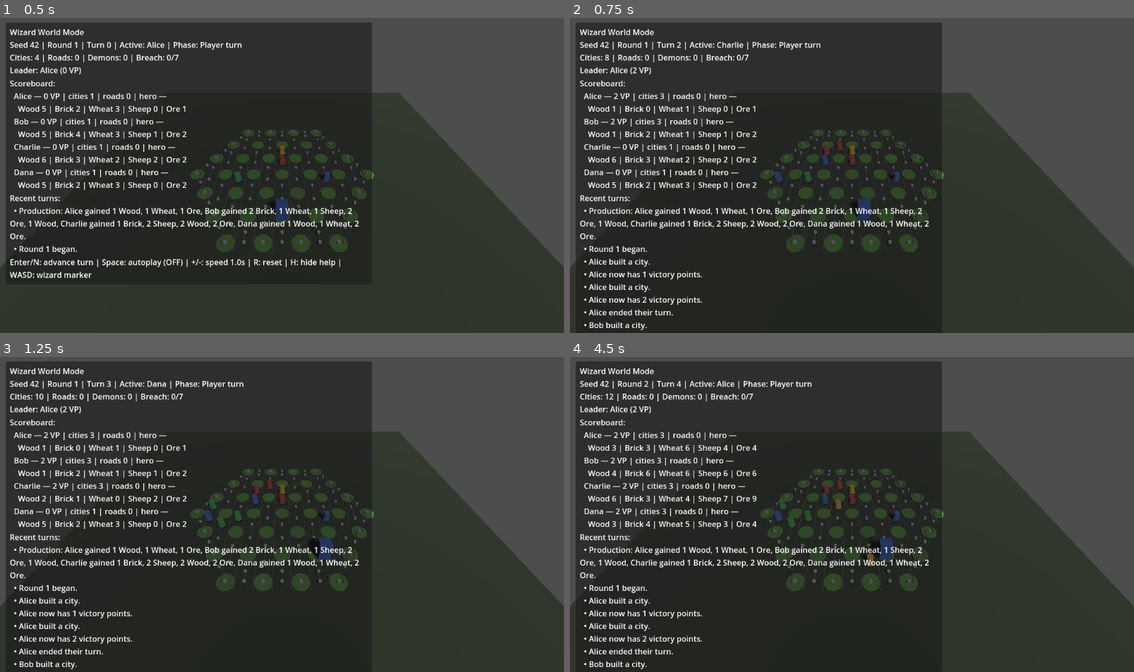
Above: before the commit, frames 1-4 (two rows, left to right).
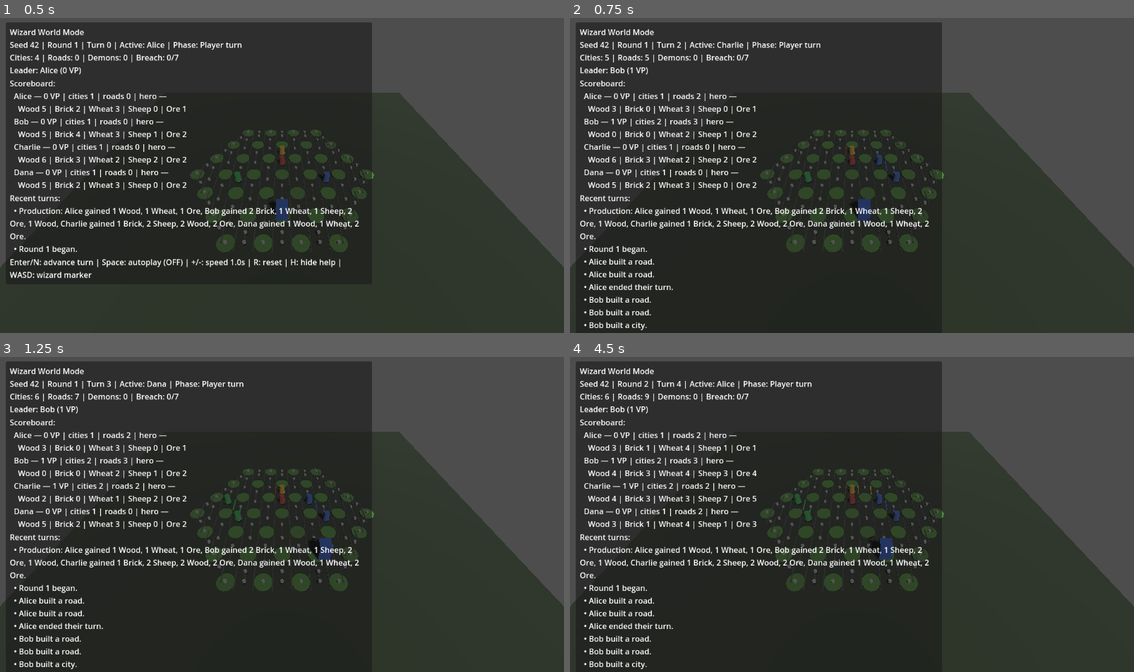
Above: after the commit, the same moments.

Repository: Joesalmon1985/Gods-and-Wizards
Game: Godot game, scene res://run_modes/wizard_world_mode.tscn
Same seed, same stepped clock (60 frames per second), same inputs: the game is played once before the commit and once after it.
Inputs:
- Up to frame 1 (0.5 s): no input
- Up to frame 2 (0.75 s): tap Enter (ui_accept) at 0.5 s; hold D from 0.53 s (still down); tap N at 0.6 s
- Up to frame 3 (1.25 s): keep holding D; tap Enter (ui_accept) at 0.77 s
- Up to frame 4 (4.5 s): release D at 1.28 s; hold S 1.28-2.03 s; tap Space at 1.35, 4.35 s; tap Enter (ui_accept) at 1.52, 3.02, 3.77 s; hold D 2.03-2.78 s; tap R at 2.1 s; hold W 2.78-3.53 s; tap H at 2.85 s; hold A from 3.53 s (still down); tap N at 3.6 s

Frame 1 is identical in both runs. In frame 2, 1.0% of the frame differs, in the area x 3-58%, y 11-95%; in frame 3, 1.5%; in frame 4, 1.7%.

Commit message:
looking good

Diff:
--- a/godot_game/core/bots/heuristic_bot_policy.gd
+++ b/godot_game/core/bots/heuristic_bot_policy.gd
@@ -5,8 +5,11 @@
 	var legal := LegalActionQuery.get_legal_actions_sorted(state)
 	var best_build: GameAction = null
 	var best_score := -1
+	var first_road: GameAction = null
 
 	for action in legal:
+		if action.kind == ActionKind.Kind.BUILD_ROAD and first_road == null:
+			first_road = action
 		if action.kind != ActionKind.Kind.BUILD_CITY:
 			continue
 		var score := _vertex_production_score(state, action.vertex)
@@ -16,6 +19,8 @@
 
 	if best_build != null:
 		return best_build
+	if first_road != null:
+		return first_road
 	return state.action_space.get_action(0)
 
 
--- a/godot_game/core/history/event_log_replay.gd
+++ b/godot_game/core/history/event_log_replay.gd
@@ -86,6 +86,8 @@
 	match entry_type:
 		"city_built":
 			_apply_city_built(view, payload)
+		"road_built":
+			_apply_road_built(view, payload)
 		"resource_gained":
 			_apply_resource_gained(view, payload)
 		"turn_ended":
@@ -108,6 +110,11 @@
 	})
 
 
+static func _apply_road_built(view: Dictionary, payload: Dictionary) -> void:
+	var player_id: int = payload.get("player_id", -1)
+	_deduct_cost(view, player_id, BuildCosts.BUILD_ROAD)
+
+
 static func _apply_resource_gained(view: Dictionary, payload: Dictionary) -> void:
 	var player_id: int = payload.get("player_id", -1)
 	var resource_key: String = payload.get("resource", "")
@@ -162,6 +169,8 @@
 				payload.get("player_id", -1),
 				_vertex_summary(payload.get("vertex", {})),
 			]
+		"road_built":
+			return "P%d built road" % payload.get("player_id", -1)
 		"resource_gained":
 			return "P%d +%d %s" % [
 				payload.get("player_id", -1),
--- a/godot_game/core/rules/action_rules.gd
+++ b/godot_game/core/rules/action_rules.gd
@@ -23,8 +23,14 @@
 
 static func _apply_build_city(state: GameState, action: GameAction) -> Array:
 	var player := TurnRules.get_active_player(state)
+	if player == null or action.vertex == null:
+		return []
+	if not BuildRules.can_build_city(state, player.id, action.vertex):
+		return []
+	if not BuildCosts.can_afford(player, BuildCosts.BUILD_CITY):
+		return []
+
 	player.pay_cost(BuildCosts.BUILD_CITY)
-
 	var city := SetupRules.place_city(state, player.id, action.vertex)
 	if city == null:
 		return []
@@ -36,6 +42,13 @@
 
 static func _apply_build_road(state: GameState, action: GameAction) -> Array:
 	var player := TurnRules.get_active_player(state)
+	if player == null or action.edge == null:
+		return []
+	if not BuildRules.can_build_road(state, player.id, action.edge):
+		return []
+	if not BuildCosts.can_afford(player, BuildCosts.BUILD_ROAD):
+		return []
+
 	player.pay_cost(BuildCosts.BUILD_ROAD)
 	var road := SetupRules.place_road(state, player.id, action.edge)
 	if road == null:
--- a/godot_game/core/rules/build_rules.gd
+++ b/godot_game/core/rules/build_rules.gd
@@ -1,15 +1,42 @@
 class_name BuildRules
 extends RefCounted
+
+static func can_build_city(state: GameState, player_id: int, vertex: BoardNode) -> bool:
+	if vertex == null:
+		return false
+	if not state.board.has_vertex(vertex):
+		return false
+	if state.cities_by_vertex.has(vertex.to_key()):
+		return false
+	if _is_adjacent_to_any_city(state, vertex):
+		return false
+	return _city_site_on_player_road_network(state, player_id, vertex)
+
 
 static func can_build_road(state: GameState, player_id: int, edge: EdgeCoord) -> bool:
 	if not state.board.has_edge(edge):
 		return false
 	if state.roads_by_edge.has(edge.to_key()):
 		return false
-	return _has_connectivity(state, player_id, edge)
+	return _has_road_connectivity(state, player_id, edge)
 
 
-static func _has_connectivity(state: GameState, player_id: int, edge: EdgeCoord) -> bool:
+static func _is_adjacent_to_any_city(state: GameState, vertex: BoardNode) -> bool:
+	for neighbor in state.board.get_adjacent_nodes(vertex):
+		if state.cities_by_vertex.has(neighbor.to_key()):
+			return true
+	return false
+
+
+static func _city_site_on_player_road_network(state: GameState, player_id: int, vertex: BoardNode) -> bool:
+	for edge in state.board.get_edges_for_node(vertex):
+		var road: Road = state.roads_by_edge.get(edge.to_key())
+		if road != null and road.player_id == player_id:
+			return true
+	return false
+
+
+static func _has_road_connectivity(state: GameState, player_id: int, edge: EdgeCoord) -> bool:
 	for node in [edge.node_a, edge.node_b]:
 		if _player_owns_city_at(state, player_id, node):
 			return true
--- a/godot_game/core/rules/legal_action_query.gd
+++ b/godot_game/core/rules/legal_action_query.gd
@@ -30,11 +30,9 @@
 		ActionKind.Kind.BUILD_CITY:
 			if action.vertex == null:
 				return false
-			if not state.board.has_vertex(action.vertex):
+			if not BuildCosts.can_afford(active_player, BuildCosts.BUILD_CITY):
 				return false
-			if state.cities_by_vertex.has(action.vertex.to_key()):
-				return false
-			return BuildCosts.can_afford(active_player, BuildCosts.BUILD_CITY)
+			return BuildRules.can_build_city(state, active_player.id, action.vertex)
 		ActionKind.Kind.BUILD_ROAD:
 			if action.edge == null:
 				return false
--- a/godot_game/tests/test_action_application.gd
+++ b/godot_game/tests/test_action_application.gd
@@ -24,8 +24,8 @@
 
 static func _test_build_city(test_assert: TestAssert) -> void:
 	var state := TestScenario.build_bot_ready_game(42)
-	var build_action := _first_legal_build(state)
-	test_assert.check(build_action != null, "scenario should expose a legal build")
+	var build_action := TestScenario.prepare_first_legal_city_build(state)
+	test_assert.check(build_action != null, "scenario should expose a legal connected build")
 	var wood_before := TurnRules.get_active_player(state).get_resource(ResourceType.Type.WOOD)
 	var city_count_before := state.cities.size()
 
--- a/godot_game/tests/test_bot_policy.gd
+++ b/godot_game/tests/test_bot_policy.gd
@@ -13,14 +13,13 @@
 
 static func _test_prefers_build_over_pass(test_assert: TestAssert, state: GameState) -> void:
 	var choice := BotPolicy.choose_action(state)
-	test_assert.check(choice.kind != ActionKind.Kind.END_TURN, "bot should prefer BUILD_CITY when available")
+	test_assert.check(choice.kind != ActionKind.Kind.END_TURN, "bot should prefer a build action when available")
 
 
 static func _test_pass_when_only_option(test_assert: TestAssert) -> void:
 	var state := TestScenario.build_bot_ready_game(42)
-	for action in LegalActionQuery.get_legal_actions_sorted(state):
-		if action.kind == ActionKind.Kind.BUILD_CITY:
-			ActionRules.apply(state, action)
+	while _apply_one_non_pass_action(state):
+		pass
 
 	var choice := BotPolicy.choose_action(state)
 	test_assert.eq(choice.kind, ActionKind.Kind.END_TURN, "bot should END_TURN when no build remains")
@@ -45,17 +44,23 @@
 	var city_count_before := state.cities.size()
 	var events := BotTurnResolver.resolve_player_turn(state)
 
-	var built := false
+	var built_city := false
+	var built_road := false
 	var ended := false
 	for event in events:
 		if event is CityBuiltEvent:
-			built = true
+			built_city = true
+		if event is RoadBuiltEvent:
+			built_road = true
 		if event is TurnEndedEvent:
 			ended = true
 
-	test_assert.check(built, "bot turn should build at least once before ending")
+	test_assert.check(built_city or built_road, "bot turn should build at least one road or city before ending")
 	test_assert.check(ended, "bot turn should end with END_TURN")
-	test_assert.check(state.cities.size() > city_count_before, "bot turn should increase city count")
+	test_assert.check(
+		state.cities.size() >= city_count_before,
+		"bot turn should not remove cities"
+	)
 
 
 static func _collect_bot_choice_sequence(game_seed: int, max_choices: int) -> Array[int]:
@@ -68,3 +73,12 @@
 			break
 		ActionRules.apply(state, choice)
 	return ids
+
+
+static func _apply_one_non_pass_action(state: GameState) -> bool:
+	for action in LegalActionQuery.get_legal_actions_sorted(state):
+		if action.kind == ActionKind.Kind.END_TURN:
+			continue
+		ActionRules.apply(state, action)
+		return true
+	return false
--- a/godot_game/tests/test_event_log_replay.gd
+++ b/godot_game/tests/test_event_log_replay.gd
@@ -68,6 +68,8 @@
 			)
 		elif entry_type == "city_built":
 			_deduct_expected(expected_totals, payload.get("player_id", -1), BuildCosts.BUILD_CITY)
+		elif entry_type == "road_built":
+			_deduct_expected(expected_totals, payload.get("player_id", -1), BuildCosts.BUILD_ROAD)
 
 		if entry_type == "resource_gained":
 			var view := EventLogReplay.build_view_at_step(baseline, log, i + 1)
--- a/godot_game/tests/test_heuristic_bot.gd
+++ b/godot_game/tests/test_heuristic_bot.gd
@@ -3,8 +3,26 @@
 
 static func run(test_assert: TestAssert) -> void:
 	var state := ScenarioBuilder.build_bot_ready_game(42)
+	_test_prefers_road_before_connected_city(test_assert, state)
+	_test_prefers_best_connected_city(test_assert)
+	_test_deterministic_choices(test_assert)
+	_test_resolver_emits_events(test_assert)
+
+
+static func _test_prefers_road_before_connected_city(test_assert: TestAssert, state: GameState) -> void:
+	var choice := HeuristicBotPolicy.choose_action(state)
+	test_assert.check(
+		choice.kind == ActionKind.Kind.BUILD_ROAD,
+		"heuristic should build a road when no connected city sites are legal yet"
+	)
+
+
+static func _test_prefers_best_connected_city(test_assert: TestAssert) -> void:
+	var state := ScenarioBuilder.build_bot_ready_game(42)
+	var build_action := TestScenario.prepare_first_legal_city_build(state)
+	test_assert.check(build_action != null, "fixture should expose at least one connected legal city build")
+
 	var builds := _legal_builds(state)
-	test_assert.check(builds.size() >= 2, "fixture should expose multiple legal builds")
 
 	var best_score := -1
 	var best_action: GameAction = null
@@ -15,8 +33,10 @@
 			best_action = action
 
 	var choice := HeuristicBotPolicy.choose_action(state)
-	test_assert.eq(choice.action_id, best_action.action_id, "heuristic should pick highest production vertex")
+	test_assert.eq(choice.action_id, best_action.action_id, "heuristic should pick highest production connected vertex")
 
+
+static func _test_deterministic_choices(test_assert: TestAssert) -> void:
 	var seq_a := _collect_choice_sequence(42, 5, BotTurnResolver.POLICY_HEURISTIC)
 	var seq_b := _collect_choice_sequence(42, 5, BotTurnResolver.POLICY_HEURISTIC)
 	test_assert.eq(seq_a, seq_b, "heuristic choices should be deterministic")
@@ -27,6 +47,9 @@
 		"heuristic should differ from random bot on fixed scenario"
 	)
 
+
+static func _test_resolver_emits_events(test_assert: TestAssert) -> void:
+	var state := ScenarioBuilder.build_bot_ready_game(42)
 	var events := BotTurnResolver.resolve_player_turn(state, null, BotTurnResolver.POLICY_HEURISTIC)
 	test_assert.check(not events.is_empty(), "heuristic resolver should emit events")
 
@@ -38,6 +61,13 @@
 		if action.kind == ActionKind.Kind.BUILD_CITY:
 			builds.append(action)
 	return builds
+
+
+static func _first_legal_road(state: GameState) -> GameAction:
+	for action in LegalActionQuery.get_legal_actions_sorted(state):
+		if action.kind == ActionKind.Kind.BUILD_ROAD:
+			return action
+	return null
 
 
 static func _vertex_score(state: GameState, vertex: BoardNode) -> int:
--- a/godot_game/tests/test_legal_actions.gd
+++ b/godot_game/tests/test_legal_actions.gd
@@ -39,14 +39,31 @@
 			legal_build_count += 1
 			test_assert.check(not occupied, "legal BUILD_CITY vertex should be empty")
 			test_assert.check(
+				BuildRules.can_build_city(state, TurnRules.get_active_player(state).id, action.vertex),
+				"legal BUILD_CITY should satisfy BuildRules.can_build_city"
+			)
+			test_assert.check(
 				BuildCosts.can_afford(TurnRules.get_active_player(state), BuildCosts.BUILD_CITY),
 				"legal BUILD_CITY requires affordable cost"
 			)
 		elif occupied:
 			illegal_occupied_found = true
 
-	test_assert.check(legal_build_count > 0, "bot-ready game should have at least one legal BUILD_CITY")
+	test_assert.eq(
+		legal_build_count,
+		0,
+		"bot-ready game should have no legal BUILD_CITY before any roads are built"
+	)
 	test_assert.check(illegal_occupied_found, "occupied vertices should appear as illegal BUILD_CITY slots")
+
+	var road_action := _first_legal_road(state)
+	test_assert.check(road_action != null, "bot-ready game should expose a legal BUILD_ROAD from the starting city")
+
+	var build_action := TestScenario.prepare_first_legal_city_build(state)
+	test_assert.check(
+		build_action != null,
+		"bot-ready game should expose legal BUILD_CITY sites after roads connect the network"
+	)
 
 
 static func _test_deterministic_mask(test_assert: TestAssert, state: GameState) -> void:
@@ -79,3 +96,10 @@
 		if action.kind == ActionKind.Kind.BUILD_CITY and view.legal_mask[action.action_id]:
 			test_assert.check(false, "standard scenario without grant should have no legal BUILD_CITY")
 			return
+
+
+static func _first_legal_road(state: GameState) -> GameAction:
+	for action in LegalActionQuery.get_legal_actions_sorted(state):
+		if action.kind == ActionKind.Kind.BUILD_ROAD:
+			return action
+	return null
--- a/godot_game/tests/test_scenario.gd
+++ b/godot_game/tests/test_scenario.gd
@@ -14,3 +14,26 @@
 	for _i in range(rounds):
 		all_events.append_array(ProductionRules.resolve_start_of_turn_production(state))
 	return all_events
+
+
+static func prepare_first_legal_city_build(state: GameState, max_road_builds: int = 20) -> GameAction:
+	var player := TurnRules.get_active_player(state)
+	SetupRules.grant_resources(state, player.id, {
+		ResourceType.Type.WOOD: max_road_builds + BuildCosts.BUILD_CITY[ResourceType.Type.WOOD],
+		ResourceType.Type.BRICK: max_road_builds + BuildCosts.BUILD_CITY[ResourceType.Type.BRICK],
+		ResourceType.Type.WHEAT: BuildCosts.BUILD_CITY[ResourceType.Type.WHEAT],
+	})
+
+	for _attempt in range(max_road_builds):
+		for action in LegalActionQuery.get_legal_actions_sorted(state):
+			if action.kind == ActionKind.Kind.BUILD_CITY:
+				return action
+		var built_road := false
+		for action in LegalActionQuery.get_legal_actions_sorted(state):
+			if action.kind == ActionKind.Kind.BUILD_ROAD:
+				ActionRules.apply(state, action)
+				built_road = true
+				break
+		if not built_road:
+			return null
+	return null
--- a/godot_game/tests/test_scoring.gd
+++ b/godot_game/tests/test_scoring.gd
@@ -5,8 +5,8 @@
 	var state := ScenarioBuilder.build_bot_ready_game(42)
 	test_assert.eq(state.players[0].victory_points, 0, "players should start at 0 VP")
 
-	var build_action := _first_legal_build(state)
-	test_assert.check(build_action != null, "scenario should expose a legal build action")
+	var build_action := TestScenario.prepare_first_legal_city_build(state)
+	test_assert.check(build_action != null, "scenario should expose a legal connected build action")
 	var applied := ActionRules.apply(state, build_action)
 	test_assert.check(not applied.is_empty(), "legal build should apply")
 	test_assert.eq(state.players[0].victory_points, 1, "building a city should award 1 VP")
